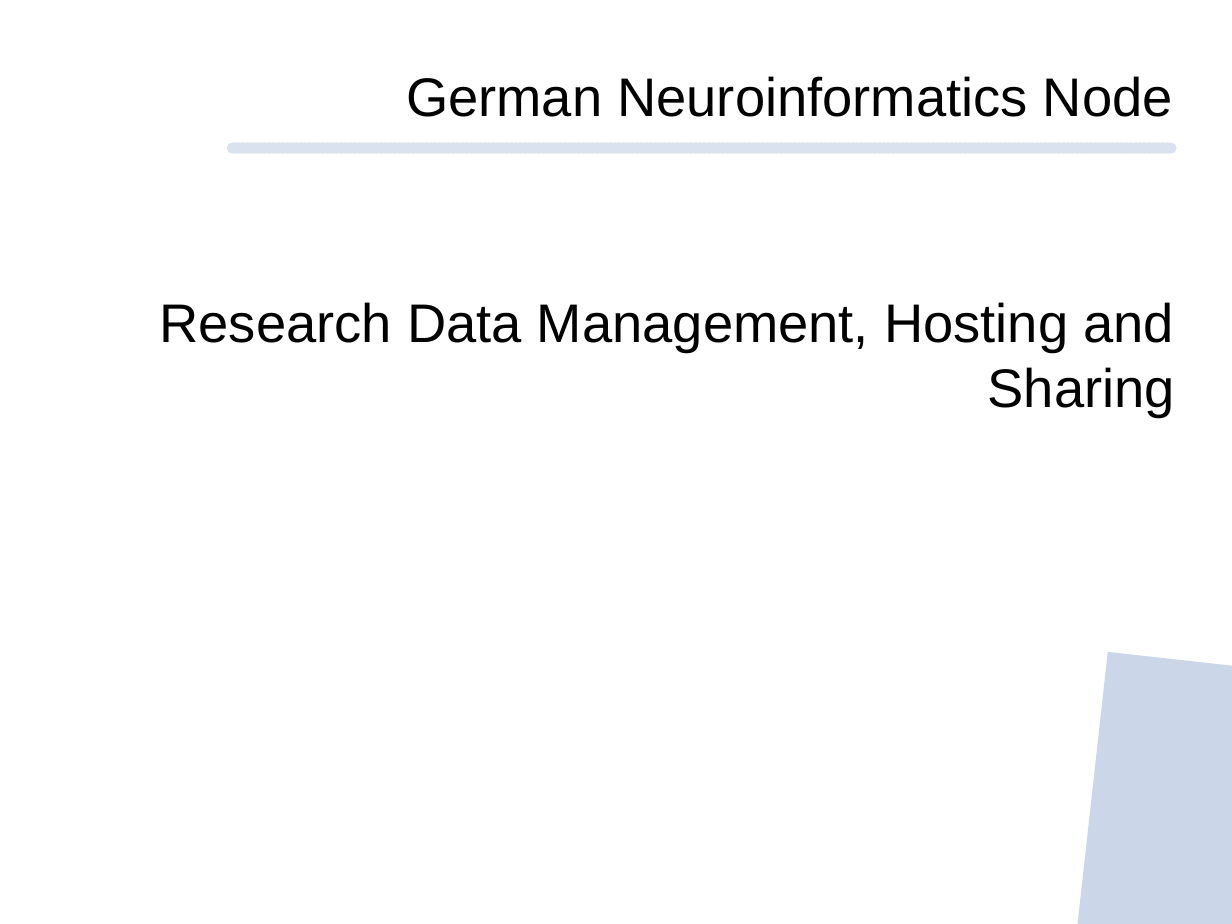
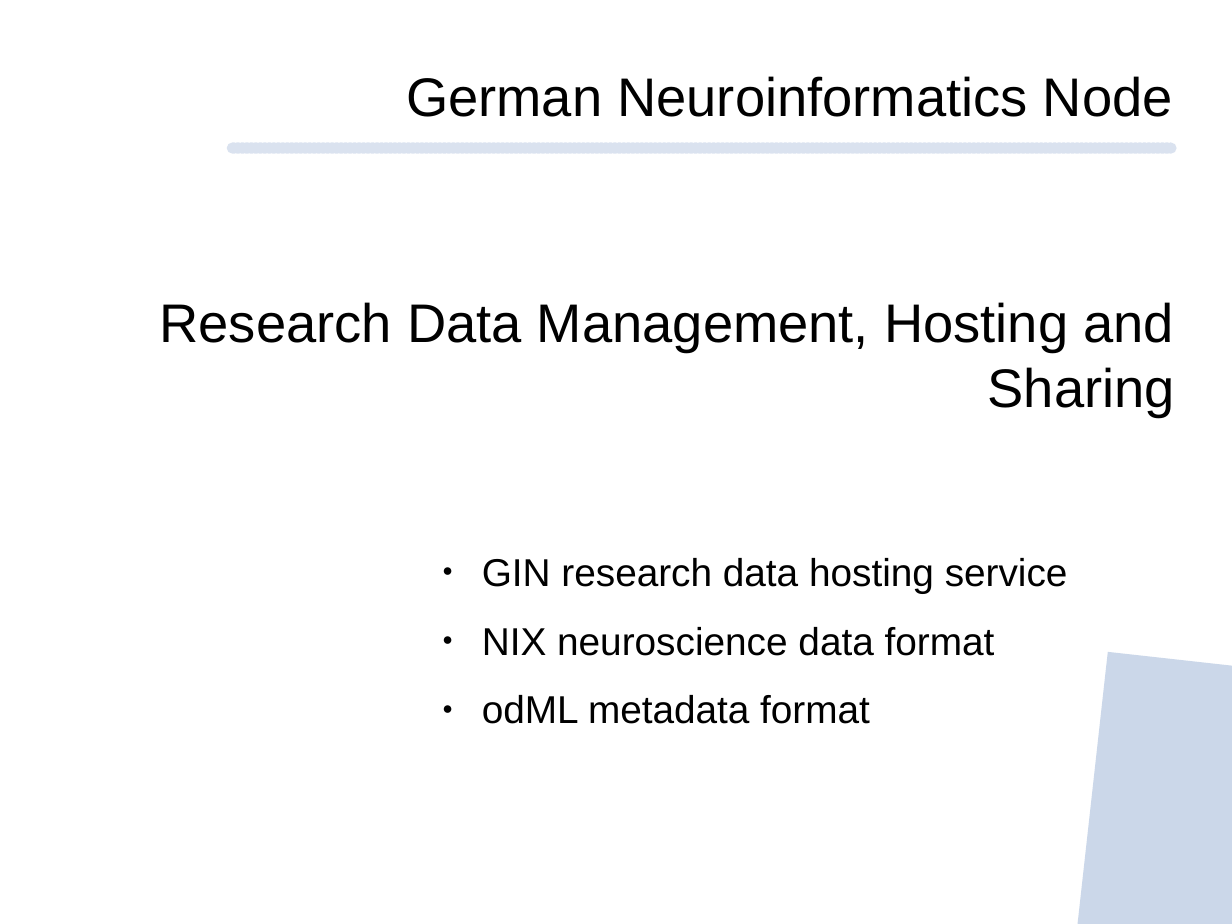
Before and after one commit to mpsonntag/prespost, a slide deck: slide 1 of 202009_BCCN_online/202009_BCCN_Online_conference.odp. Drawn at 1232x924 pixels with LibreOffice and Linux fonts; fonts in the diff are those of the drawing; background and template pictures are left out. Boxes give left, top, right and bottom in pixels: in the first picture for what was removed or moved away, otherwise in the second. Text is boxed around its words. In the diff, an @@ line names an element or a change of style, - is before the commit and + after.

```diff
--- a/202009_BCCN_online/202009_BCCN_Online_conference.odp
+++ b/202009_BCCN_online/202009_BCCN_Online_conference.odp
@@ text added at (482,558,1068,724), 25 pt, text #000000 @@
+● GIN research data hosting service
+● NIX neuroscience data format
+● odML metadata format
```
Also in this commit, not shown: 9 other slides changed, 1 slide added, 3 slides removed.
